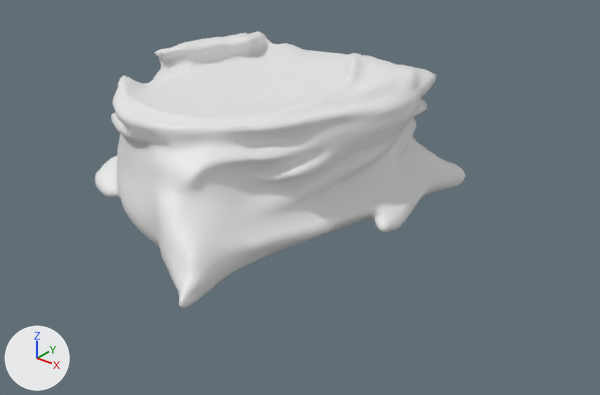
Two versions of the FBX model Utangard/Assets/Models/Terrain/Battleground.FBX, one commit apart.
Both versions are drawn from a 50 mm camera at (11.62, -13.01, 7.77) aimed at (1.52, -0.38, -0.06). Lighting does not change. The marker at lower left points along +X, +Y and +Z. Materials are left out; every surface is plain grey.

Names of what the first picture shows: 'treeStump_retopo_1_0'.
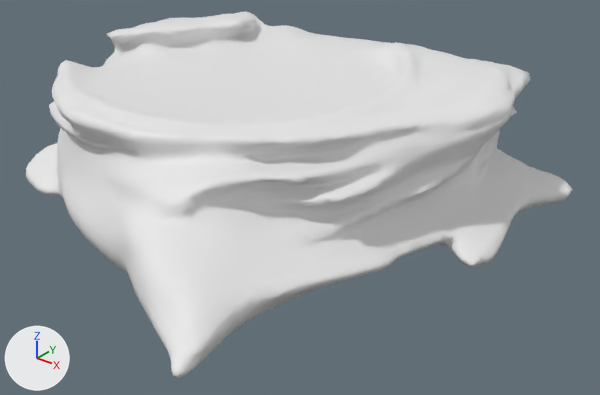
What differs and where, as boxes (x1, y1, x2, y2) in the pictures (600 x 395 px; the box of a moved part takes in the faces that stretch with it):
'treeStump_retopo_1_0', reshaped, moved, rescaled (47% wider, 32% taller)
    before: (95, 31, 466, 308)
    after: (26, 11, 573, 378)
part 1 of me_mesh, moved or reshaped
    before: (119, 45, 424, 154)
    after: (60, 28, 518, 166)

Patch to the scene script:
```diff
--- a/Utangard/Assets/Models/Terrain/Battleground.FBX.py
+++ b/Utangard/Assets/Models/Terrain/Battleground.FBX.py
@@ me_mesh @@
 me_mesh.from_pydata(...)  # 7186 vertices, 14368 faces; spans x -126.0..151.0, y -186.0..135.0, z -25.0..109.0
 # used by ob_treestump_retopo_1_0; location = (0.0, 0.0, 0.0); scale = (0.0254, 0.0254, 0.0254)
+# me_mesh part 1: 497 of 7186 vertices moved; they spanned x -83.0..129.0, y -126.0..84.0, z 65.0..107.0 and now span x -84.0..129.0, y -127.0..85.0, z 66.0..107.0; mean shift (0.0, 0.0, 1.0); largest move (62.0, 40.0, 95.0) -> (67.0, 42.0, 94.0)
@@ ob_treestump_retopo_1_0 @@
 ob_treestump_retopo_1_0 = bpy.data.objects.new('treeStump_retopo_1_0', me_mesh)
-ob_treestump_retopo_1_0.location = (0.0, 0.0, 0.0)
-ob_treestump_retopo_1_0.scale = (0.0254, 0.0254, 0.0254)
+ob_treestump_retopo_1_0.location = (-0.19, 0.2, -0.12)
+ob_treestump_retopo_1_0.scale = (0.0405, 0.0334, 0.0284)
```
